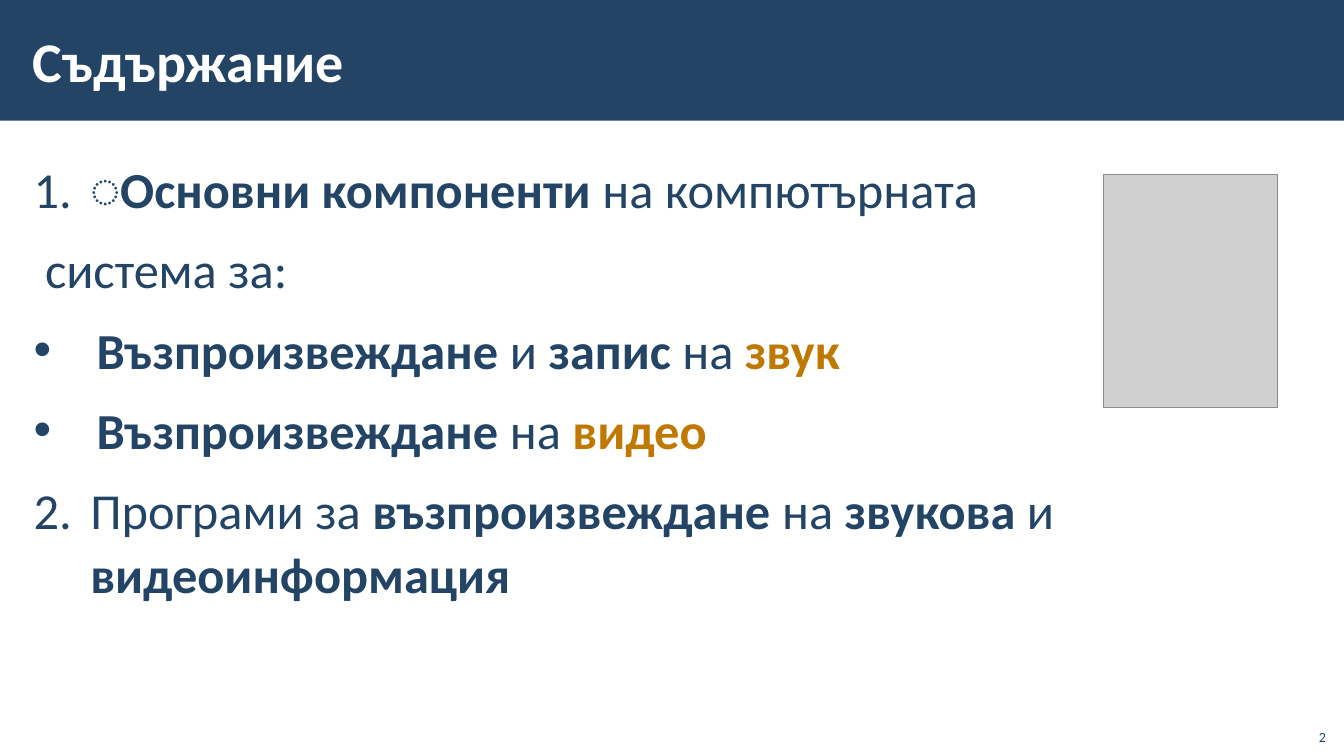
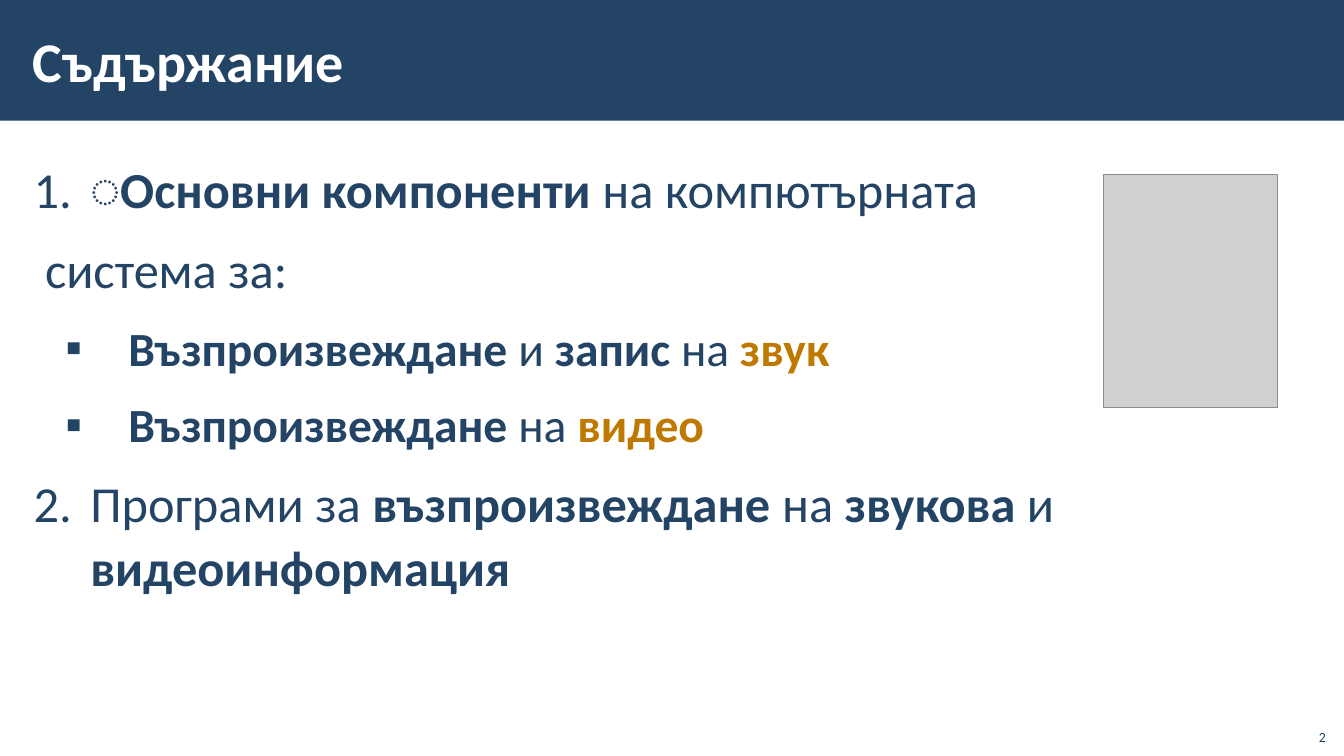
Before and after one commit to BG-IT-Edu/School-Programming, a slide deck: slide 2 of Courses/Computer-Modeling-and-IT/Computer-Modeling-and-IT-5-Class/10-Working-With-Sound-and-Video-Information/10-Working-With-Sound-and-Video-Information.pptx. Drawn at 1344x756 pixels with LibreOffice and Linux fonts; fonts in the diff are those of the drawing; grey boxes stand for pictures; background and template pictures are left out. Boxes give left, top, right and bottom in pixels: in the first picture for what was removed or moved away, otherwise in the second. Text is boxed around its words. In the diff, an @@ line names an element or a change of style, - is before the commit and + after.

```diff
--- a/Courses/Computer-Modeling-and-IT/Computer-Modeling-and-IT-5-Class/10-Working-With-Sound-and-Video-Information/10-Working-With-Sound-and-Video-Information.pptx
+++ b/Courses/Computer-Modeling-and-IT/Computer-Modeling-and-IT-5-Class/10-Working-With-Sound-and-Video-Information/10-Working-With-Sound-and-Video-Information.pptx
@@ text at bbox=[128, 335, 829, 450]: size 36 to 34 pt in "Възпроизвеждане и запис на звук", "Възпроизвеждане на видео"; bullet • to ▪; list level 1 to 2 in "Възпроизвеждане и запис на звук"; list level 1 to 2 in "Възпроизвеждане на видео" @@
```
Also in this commit, not shown: 5 other slides changed, 2 slides added.
